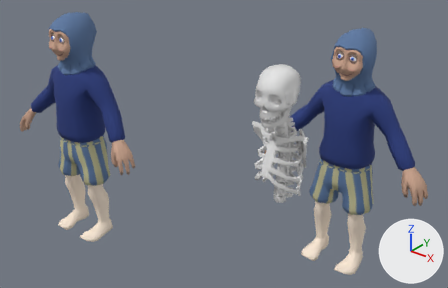
An edit to the Blender file Assets/Blends/char-skeleton.blend, drawn before and after from the same camera.
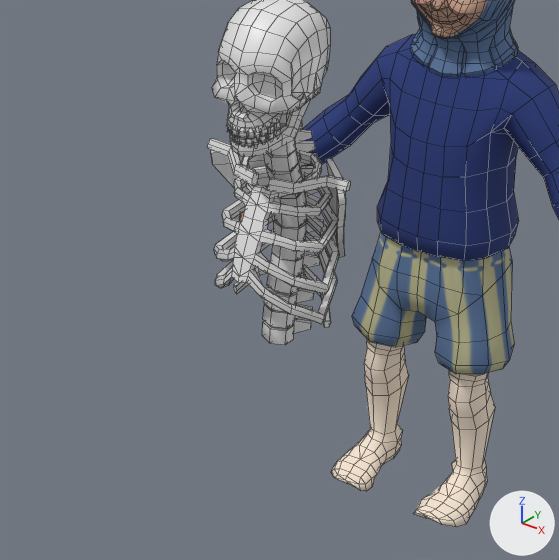
Old and new are each drawn whole from a 50 mm lens placed at (1.99, -3.05, 2.19), pointed at (-0.89, 0.55, -0.04) and again close up on the part from 38% to 87% of the width and 23% to 100% of the height. Lighting does not change. The marker at lower right points along +X, +Y and +Z. The close-ups show mesh edges as thin lines.

In view in the first close-up: 'char-inn-keeper', 'char-skeleton'.
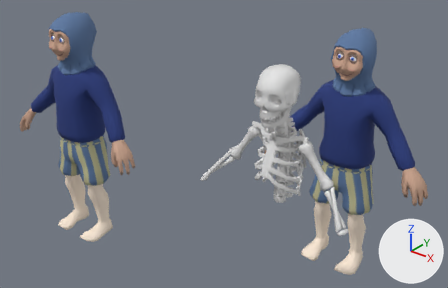
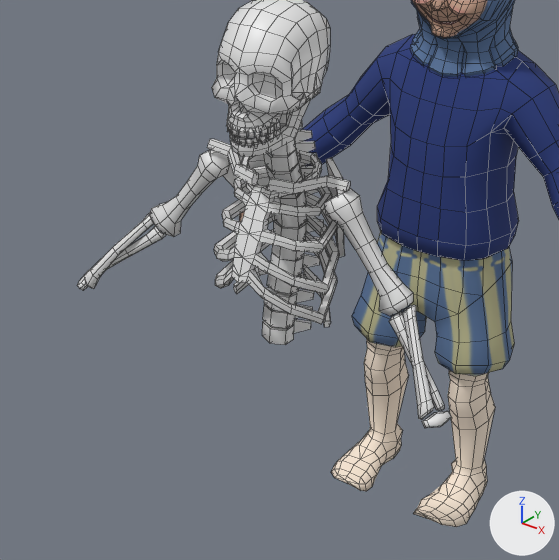
Commit message: working on skeleton model

Changed parts and their boxes (x1, y1, x2, y2) in the close-ups (559 x 560 px):
'char-skeleton', reshaped: before (208, 0, 350, 345); after (77, 0, 451, 428)
part 1 of me_char_skeleton, added: after (149, 149, 413, 316)
part 2 of me_char_skeleton, added: after (84, 213, 434, 420)
part 3 of me_char_skeleton, added: after (106, 226, 444, 411)
part 4 of me_char_skeleton, added: after (77, 276, 451, 428)

The change, as a diff of the scene's bpy script:
```diff
--- a/Assets/Blends/char-skeleton.blend.py
+++ b/Assets/Blends/char-skeleton.blend.py
@@ me_char_skeleton @@
 # used by ob_char_skeleton; location = (0.0, 0.0, 0.0); rotation_euler = (1.571, 0.0, 0.0), in degrees (90, 0, 0); scale = (1.9, 1.9, 1.9)
-me_char_skeleton.from_pydata(...)  # 1053 vertices, 939 faces; spans x 0.0..0.112, y -0.005..0.51, z -0.088..0.097
+me_char_skeleton.from_pydata(...)  # 1203 vertices, 1073 faces; spans x 0.0..0.308, y -0.005..0.51, z -0.088..0.097
+# me_char_skeleton part 1: a new loose piece of 48 vertices spanning x 0.083..0.214, y 0.111..0.267, z -0.028..0.012, in mat_material (white #e7e7e7)
+# me_char_skeleton part 2: a new loose piece of 42 vertices spanning x 0.206..0.29, y 0.016..0.134, z -0.016..0.063, in mat_material (white #e7e7e7)
+# me_char_skeleton part 3: a new loose piece of 42 vertices spanning x 0.189..0.297, y 0.024..0.119, z -0.015..0.038, in mat_material (white #e7e7e7)
+# me_char_skeleton part 4: a new loose piece of 18 vertices spanning x 0.281..0.308, y 0.009..0.028, z 0.028..0.067, in mat_material (white #e7e7e7)
 me_char_skeleton.materials.append(mat_material)
```
